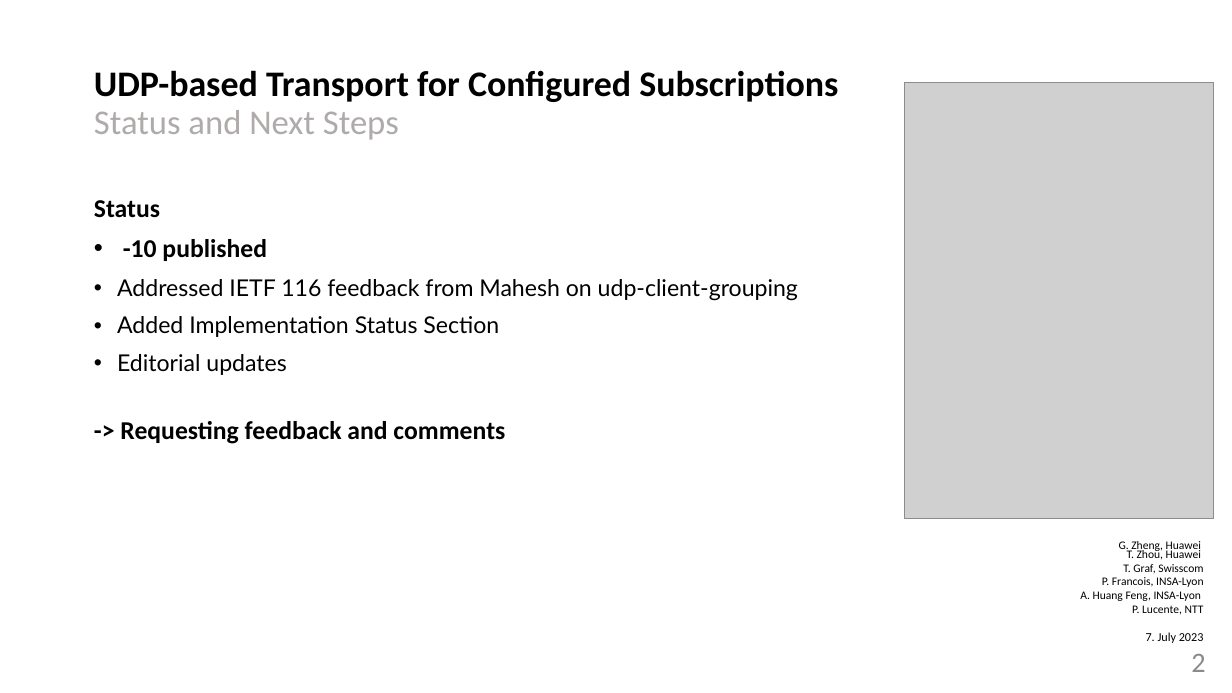
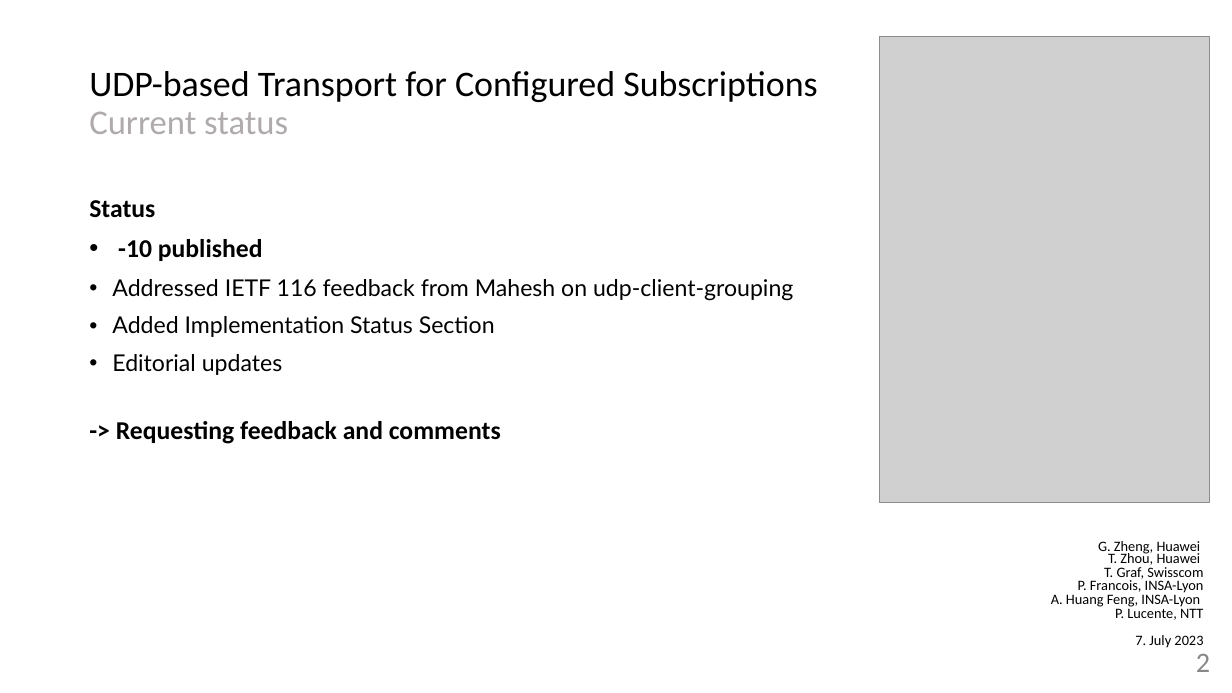
Before and after one commit to network-analytics/ietf-network-analytics-document-status, a slide deck: slide 2 of 117/NETCONF/draft-ietf-netconf-udp-notif-10.pptx. Drawn at 1232x693 pixels with LibreOffice and Linux fonts; fonts in the diff are those of the drawing; grey boxes stand for pictures. Boxes give left, top, right and bottom in pixels: in the first picture for what was removed or moved away, otherwise in the second. Text is boxed around its words. In the diff, an @@ line names an element or a change of style, - is before the commit and + after.

```diff
--- a/117/NETCONF/draft-ietf-netconf-udp-notif-10.pptx
+++ b/117/NETCONF/draft-ietf-netconf-udp-notif-10.pptx
@@ picture: place and size @@
-picture at bbox=[905, 82, 1213, 518]
+picture at bbox=[880, 37, 1210, 503]
@@ title at bbox=[89, 71, 817, 134]: text changed; bold off @@
-UDP-based Transport for Configured Subscriptions
-Status and Next Steps
+UDP-based Transport for Configured Subscriptions
+Current status
@@ text "Status": place and size @@
-text "Status" at bbox=[94, 200, 798, 444]
+text "Status" at bbox=[89, 200, 793, 444]
@@ text "G. Zheng, Huawei T. Zhou, ..." at bbox=[1051, 541, 1204, 648]: size 9 to 11.2 pt; size 9.5 to 11.2 pt in "7. July 2023"; line spacing 0.7 to 0.72; less space between paragraphs @@
@@ page number at bbox=[1196, 654, 1210, 672]: text colour #8C8C8C to #888888 @@
```
Also in this commit, not shown: 1 other slide changed, 1 slide added, 2 other files.
